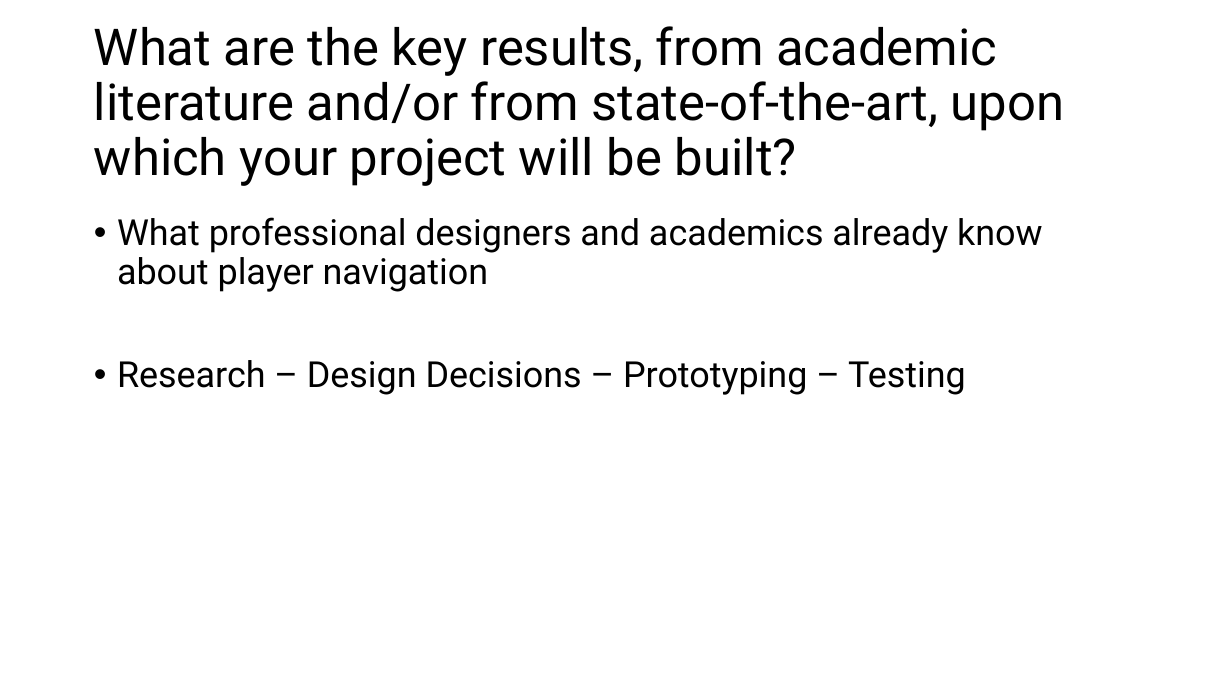
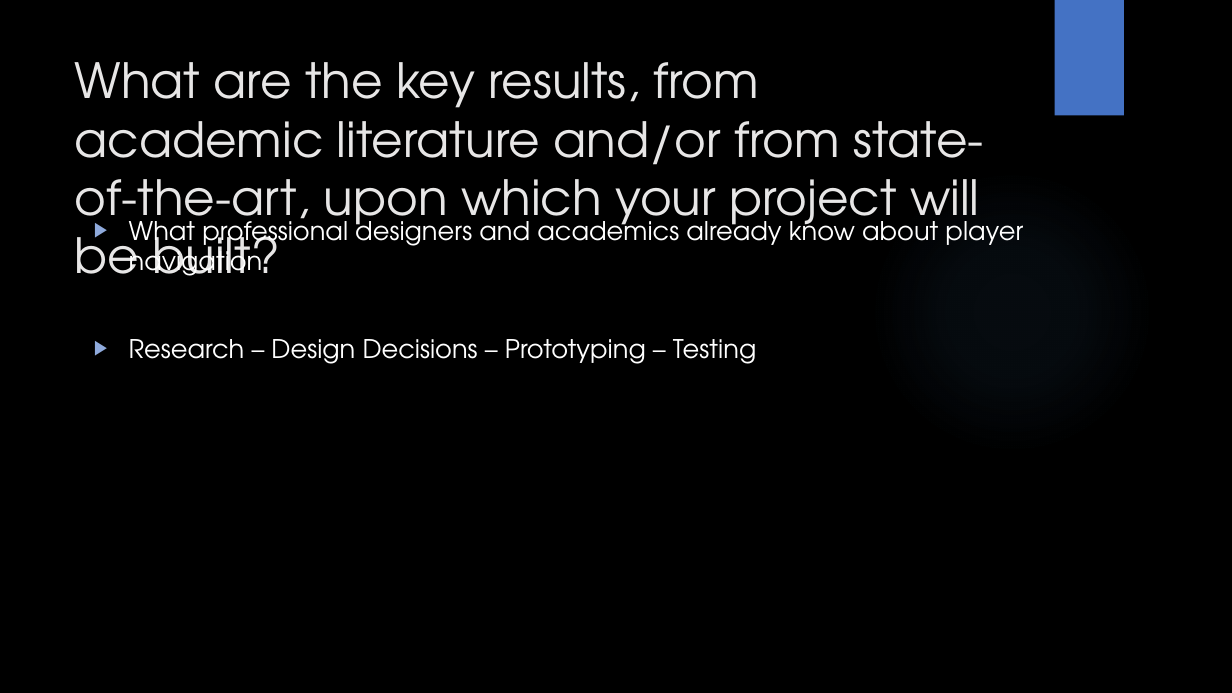
Before and after one commit to Mdot5596/MA-Dissertation, a slide deck: slide 4 of Project Proposal/GAM708 Proposal Presentation.pptx. Drawn at 1232x693 pixels with LibreOffice and Linux fonts; fonts in the diff are those of the drawing; background and template pictures are left out. Boxes give left, top, right and bottom in pixels: in the first picture for what was removed or moved away, otherwise in the second. Text is boxed around its words. In the diff, an @@ line names an element or a change of style, - is before the commit and + after.

Commit message:
Pitch PP Progress

```diff
--- a/Project Proposal/GAM708 Proposal Presentation.pptx
+++ b/Project Proposal/GAM708 Proposal Presentation.pptx
@@ background #FFFFFF to picture (left out) @@
@@ rectangle added at (1055,0,1124,116), fill #4472C4 @@
@@ title "What are the key results, ...": place and size @@
-title "What are the key results, ..." at (94,26,1065,186)
+title "What are the key results, ..." at (75,62,983,276)
@@ title "What are the key results, ..." at (75,62,983,276): size 39.6 to 37.8 pt, font Roboto to TeX Gyre Adventor, text colour #000000 to #E7E6E6; line spacing 0.9 to 1; vertical alignment middle to top @@
@@ ellipse added at (870,169,1154,454), fill gradient #5B9BD5 @@
@@ text "What professional designers and academics ..." at (129,213,1023,364): size 28 to 20 pt, font Roboto to TeX Gyre Adventor, text colour #000000 to #FFFFFF; bullet • to ▶; line spacing 0.9 to 1 @@
```
Also in this commit, not shown: 5 other slides changed, 2 slides added, 2 slides removed, 3 other files.
